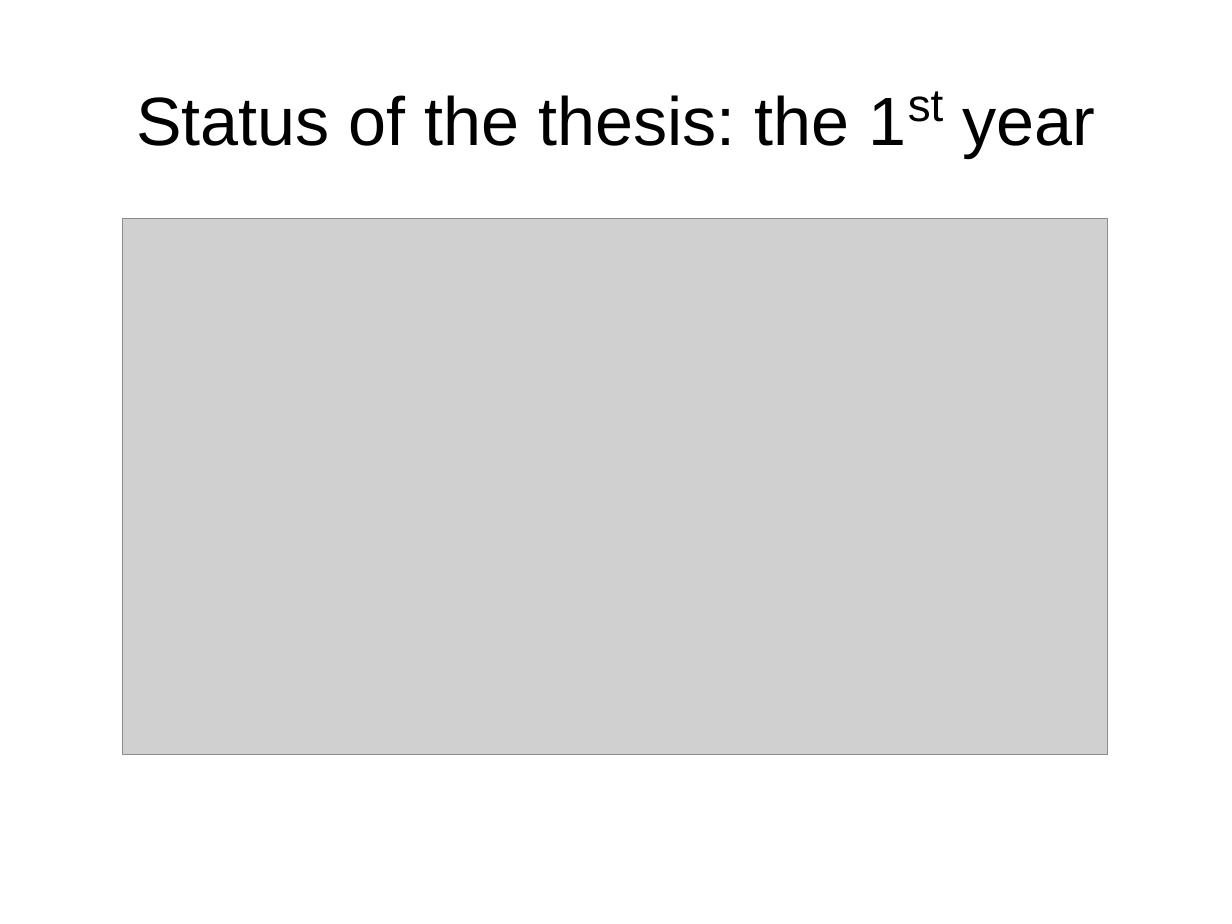
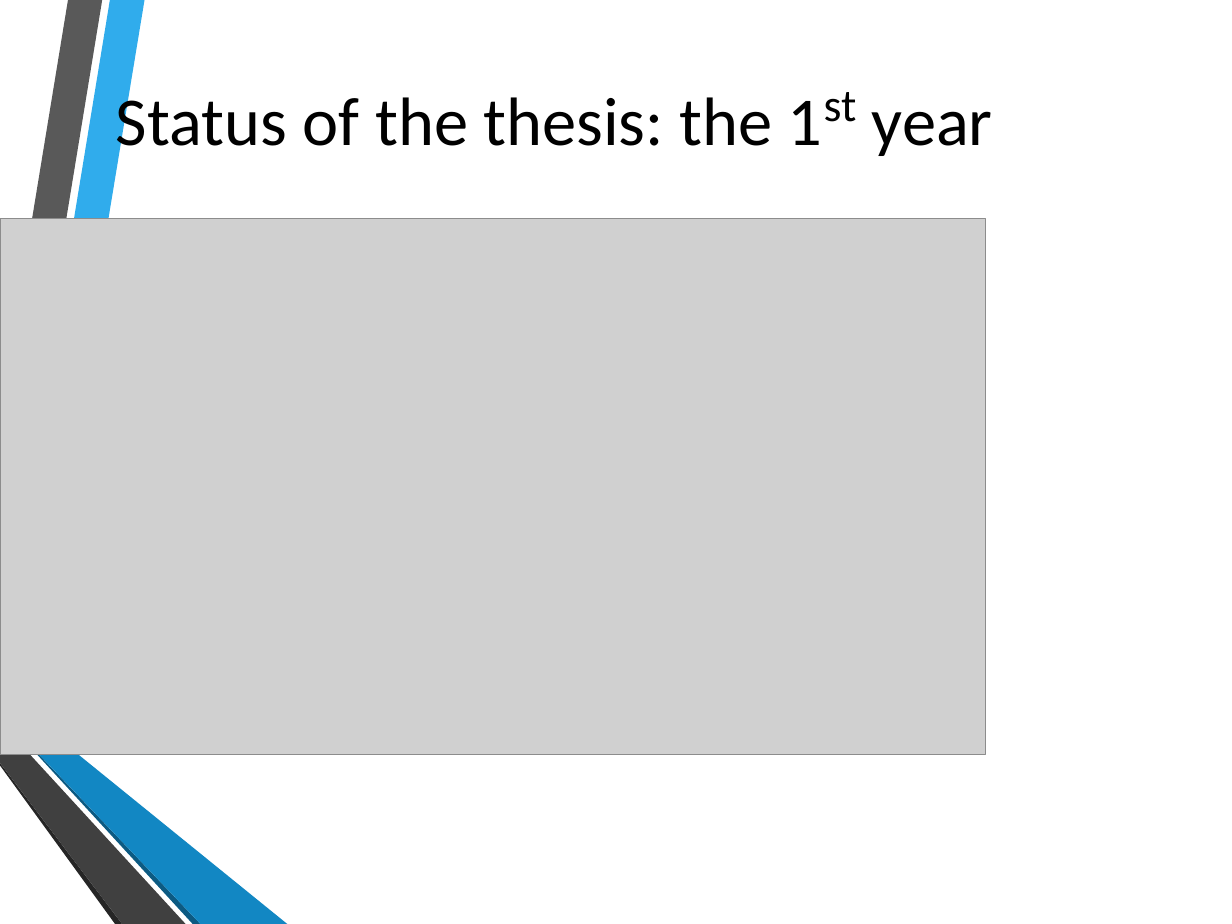
Before and after one commit to linhlevandlu/Presentation, a slide deck: slide 5 of EDMI/comite_suivi/3e anne/comite_suivi_3nd.odp. Drawn at 1232x924 pixels with LibreOffice and Linux fonts; fonts in the diff are those of the drawing; grey boxes stand for pictures; background and template pictures are left out. Boxes give left, top, right and bottom in pixels: in the first picture for what was removed or moved away, otherwise in the second. Text is boxed around its words. In the diff, an @@ line names an element or a change of style, - is before the commit and + after.

```diff
--- a/EDMI/comite_suivi/3e anne/comite_suivi_3nd.odp
+++ b/EDMI/comite_suivi/3e anne/comite_suivi_3nd.odp
@@ title "Status of the thesis: the ...": place and size @@
-title "Status of the thesis: the ..." at (136,95,1095,158)
+title "Status of the thesis: the ..." at (116,88,993,162)
@@ title "Status of the thesis: the ..." at (116,88,993,162): size 44 to 44.1 pt, font Arial to Calibri; size 50.8 to 50.9 pt in "1st" @@
@@ picture: place and size @@
-picture at (122,218,1108,754)
+picture at (0,218,986,755)
@@ group added at (0,0,287,924): 6 freeform shapes @@
```
Also in this commit, not shown: 17 other slides changed, 1 other file.
